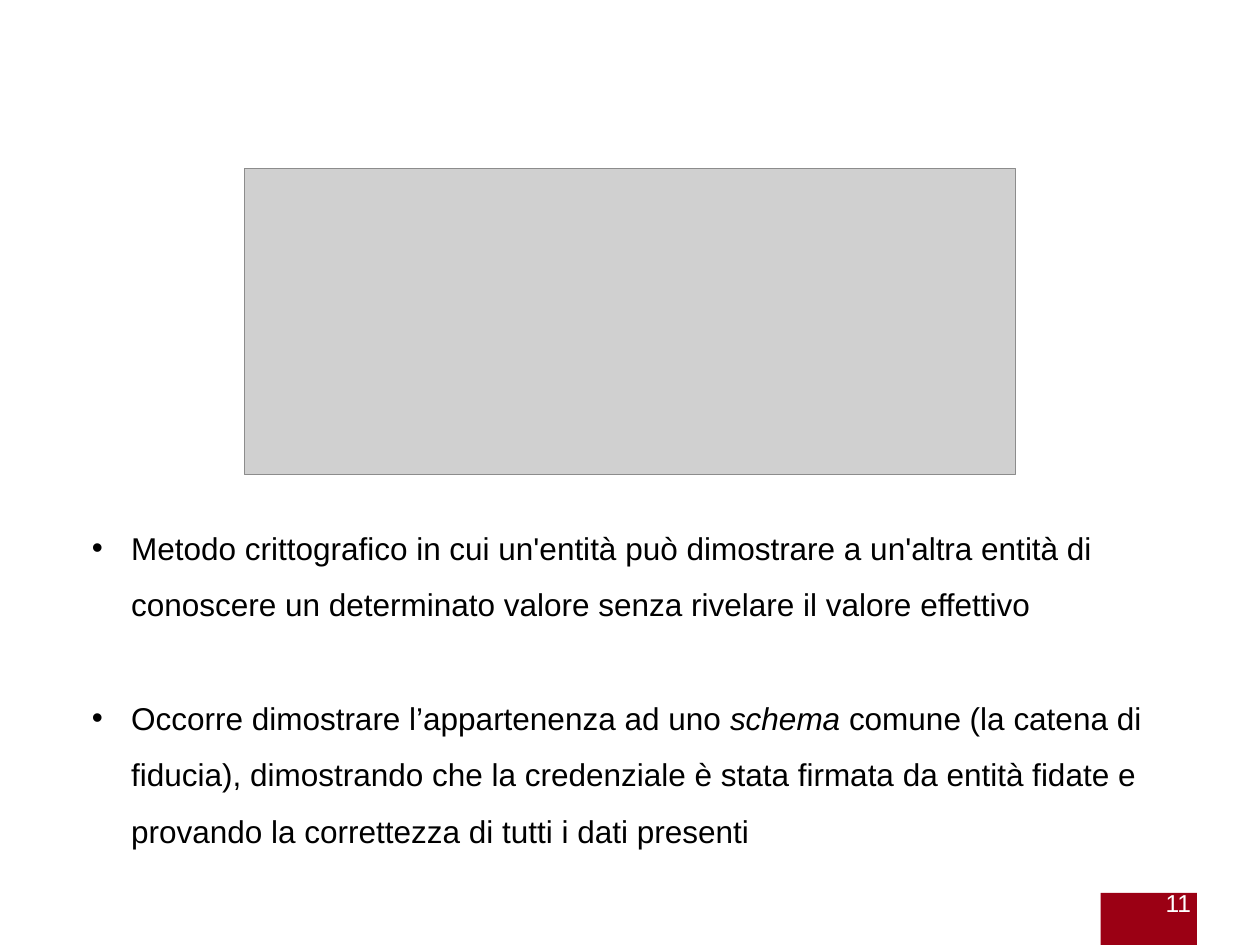
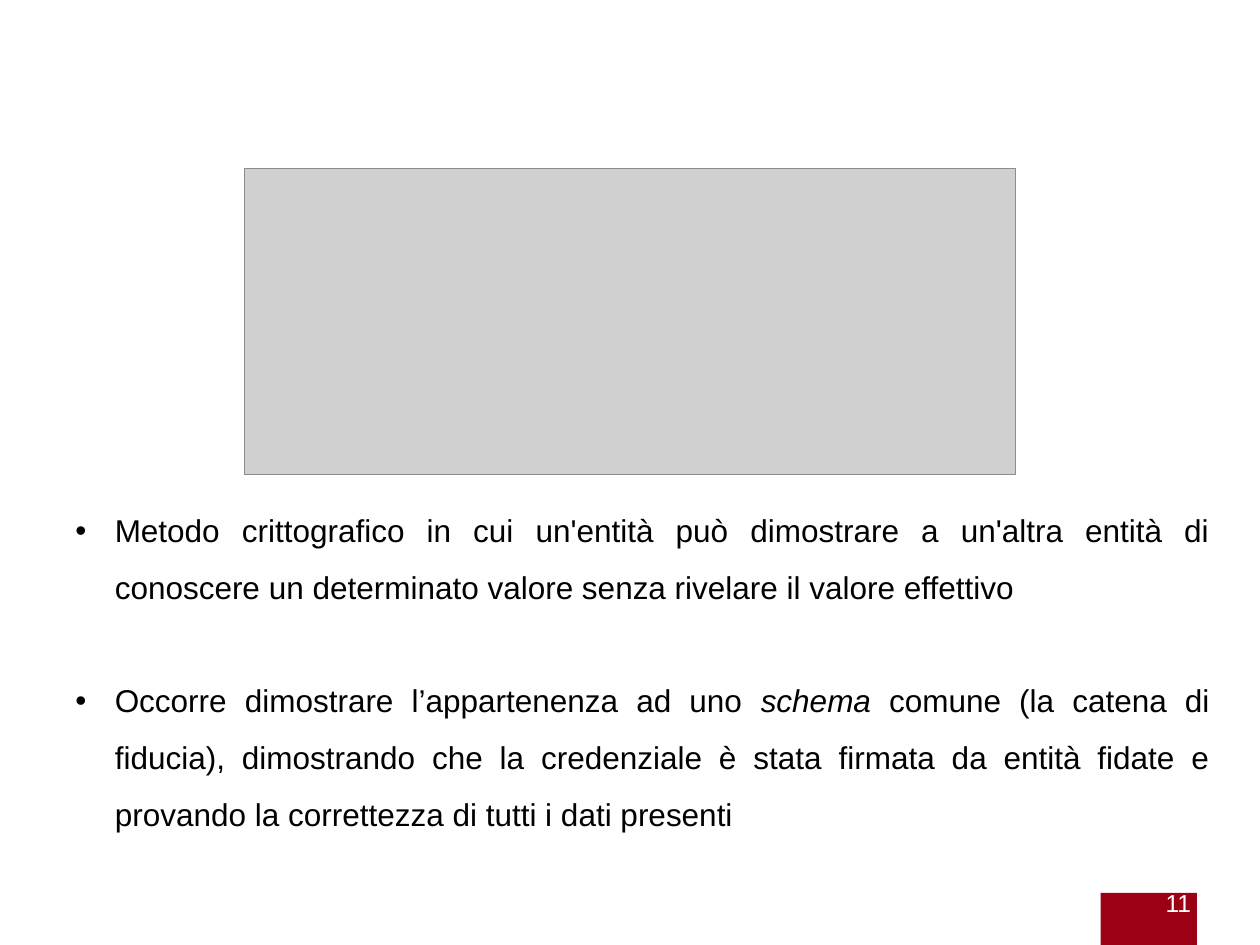
Before and after one commit to gabrielrovesti/Stage-e-Tesi-Triennale-UniPD, a slide deck: slide 11 of Presentazione/Presentazione Gabriel Rovesti.pptx. Drawn at 1260x945 pixels with LibreOffice and Linux fonts; fonts in the diff are those of the drawing; grey boxes stand for pictures; background and template pictures are left out. Boxes give left, top, right and bottom in pixels: in the first picture for what was removed or moved away, otherwise in the second. Text is boxed around its words. In the diff, an @@ line names an element or a change of style, - is before the commit and + after.

```diff
--- a/Presentazione/Presentazione Gabriel Rovesti.pptx
+++ b/Presentazione/Presentazione Gabriel Rovesti.pptx
@@ text "Metodo crittografico in cui un'entità ...": place and size @@
-text "Metodo crittografico in cui un'entità ..." at (131,536,1142,849)
+text "Metodo crittografico in cui un'entità ..." at (115,518,1210,832)
@@ text "Metodo crittografico in cui un'entità ..." at (115,518,1210,832): alignment left to justified @@
```
Also in this commit, not shown: 13 other slides changed, 6 other files.
